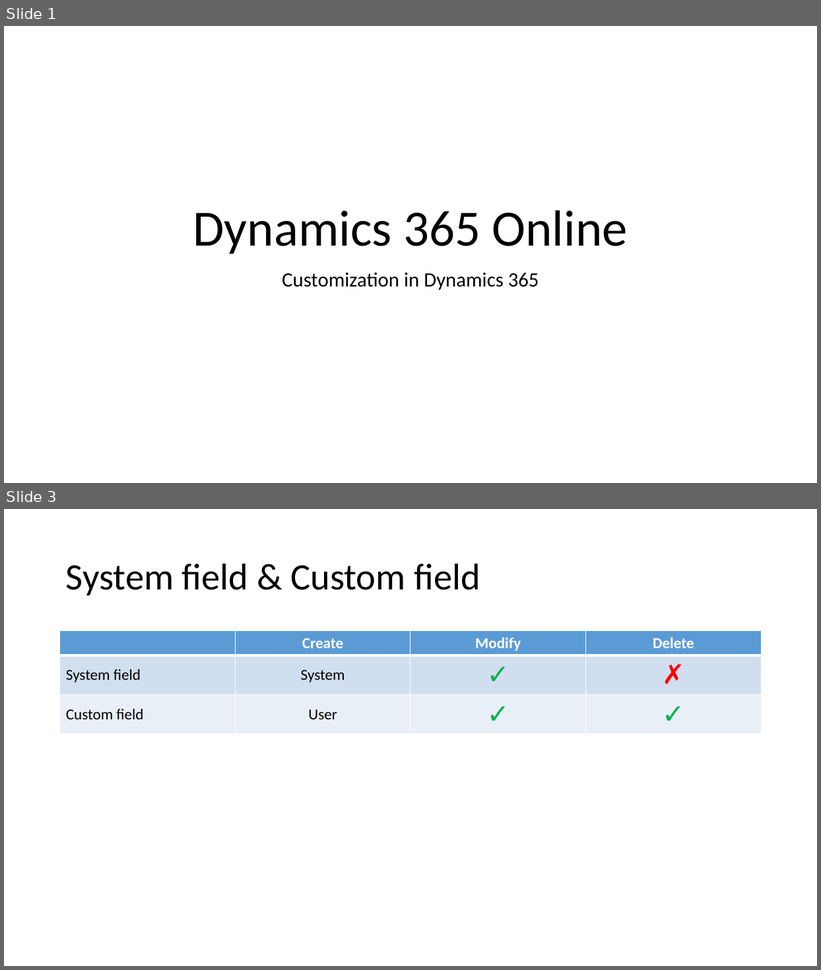
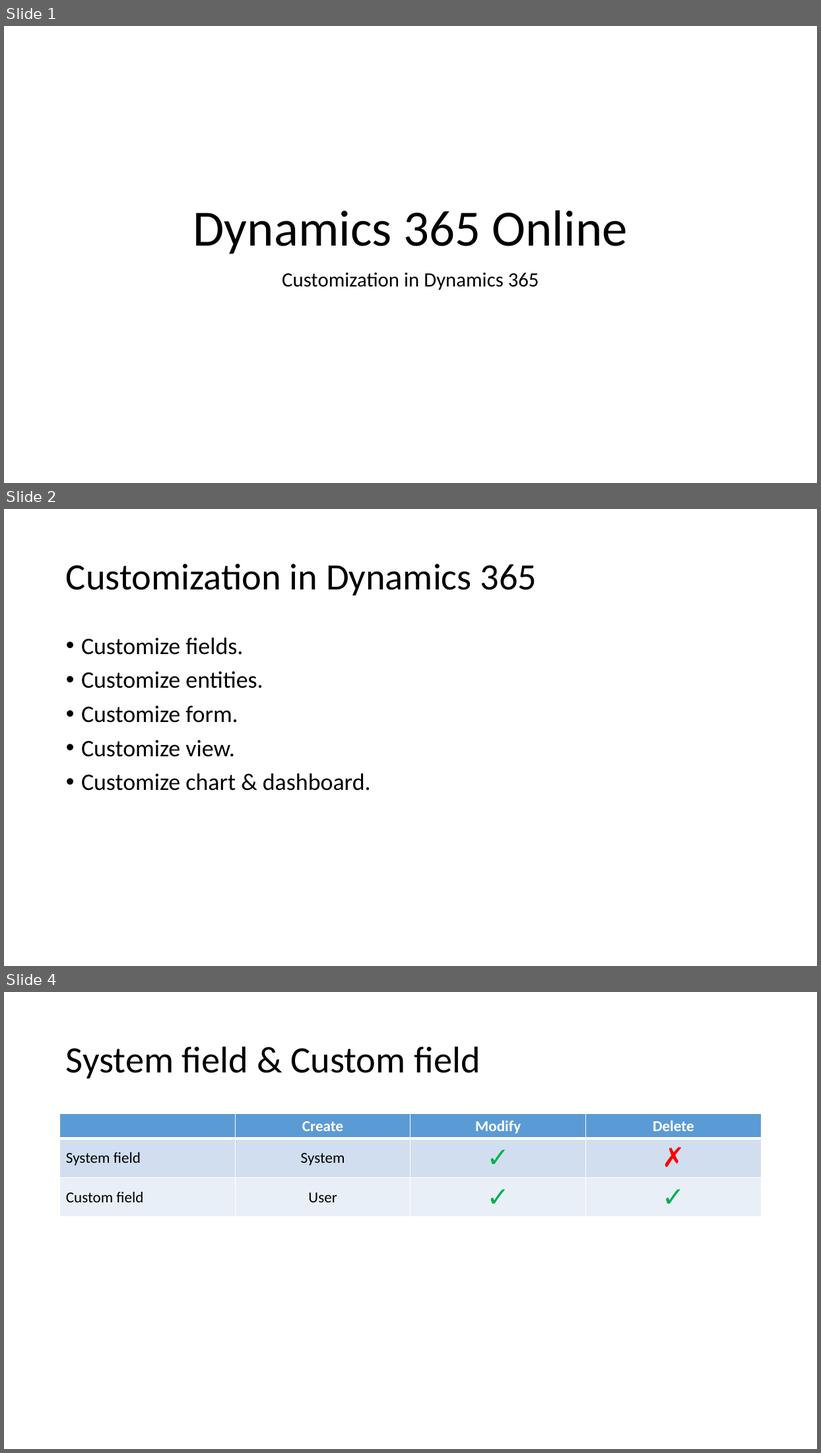
Before and after one commit to hevilhuy/Reports, a slide deck: Document/Report 2.pptx. Shown one above the other, each under a label of ours: slides 1 and 3 before the commit, slides 1, 2 and 4 after it; the slides between them are not shown. The pictures are 821x970 and 821x1453 pixels, drawn with LibreOffice and Linux fonts; fonts in the diff are those of the drawing. Boxes give left, top, right and bottom in pixels: in the first picture for what was removed or moved away, otherwise in the second. Text is boxed around its words. In the diff, an @@ line names an element or a change of style, - is before the commit and + after.

```diff
--- a/Document/Report 2.pptx
+++ b/Document/Report 2.pptx
@@ slide 2 added at (4,509,817,966), background #FFFFFF @@
@@ title added at (66,564,537,595), 44 pt, text #000000 @@
+Customization in Dynamics 365
@@ text added at (81,638,371,791), 28 pt, text #000000 @@
+• Customize fields.
+• Customize entities.
+• Customize form.
+• Customize view.
+• Customize chart & dashboard.
@@ what was slide 3 is now slide 4 @@
```
Also in this commit, not shown: 2 slides changed, 25 other slides added, 1 slide removed, 1 other file.
